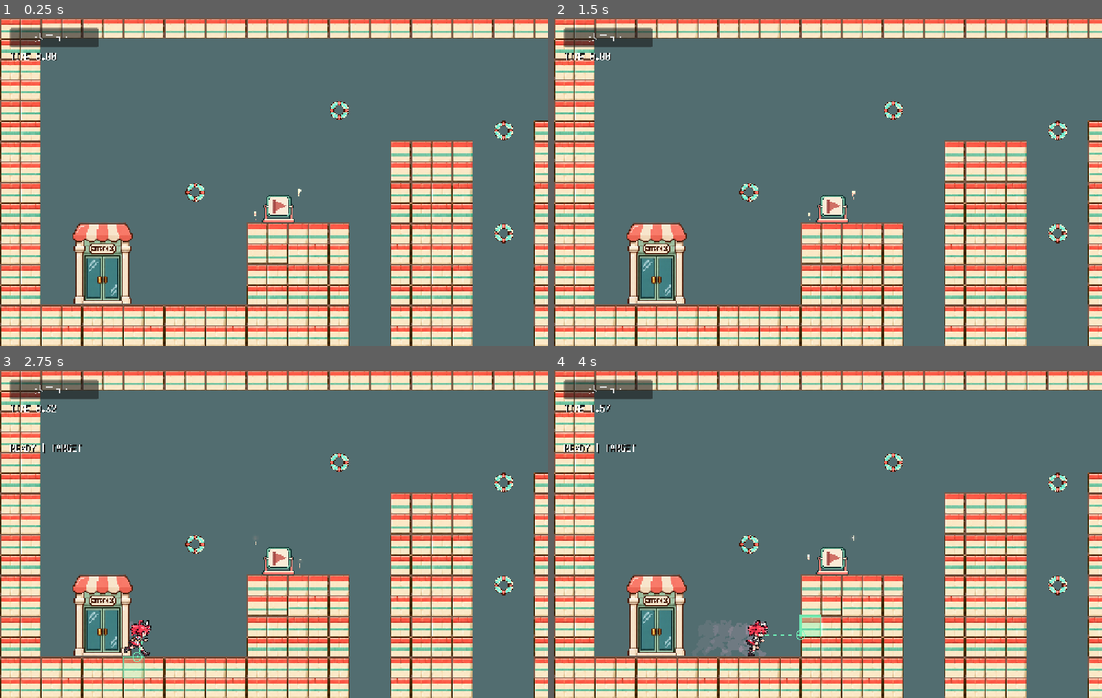
Above: before the commit, frames 1-4 (two rows, left to right).
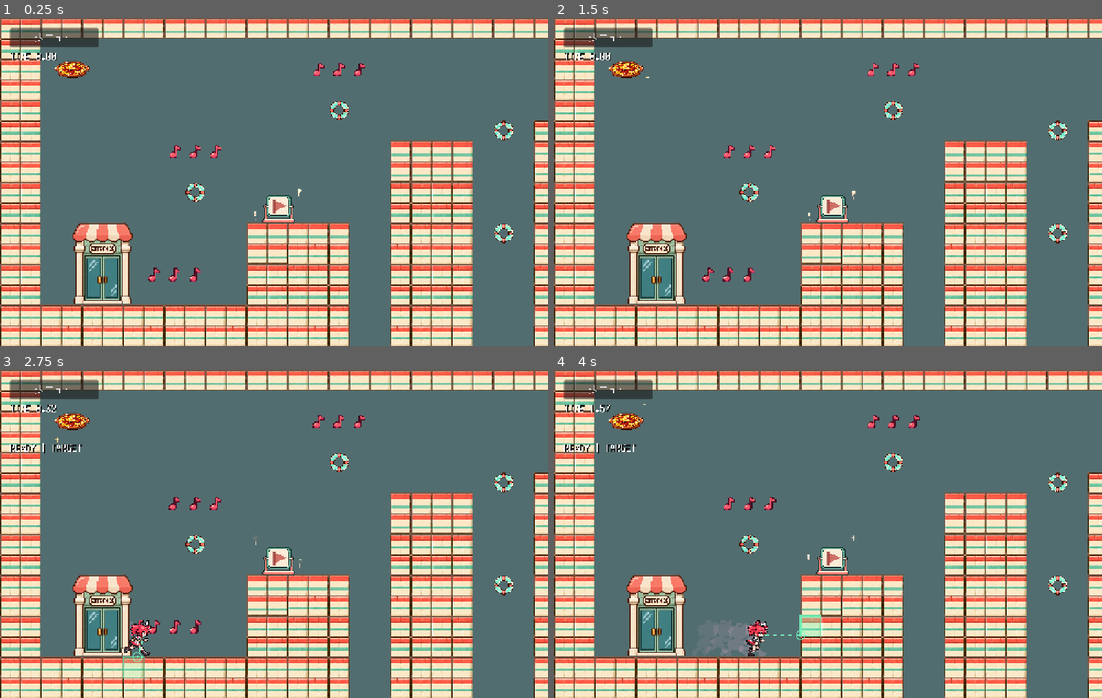
Above: after the commit, the same moments.

Repository: syun77/gd_bungee_gum
Game: Godot game, scene res://scenes/game_time_attack.tscn
Same seed, same stepped clock (60 frames per second), same inputs: the game is played once before the commit and once after it. This scene is started directly instead of the project's main scene. Sound files missing from this copy of the repository are replaced by a short silence.
Inputs (mouse positions are in pixels of both pictures, inside the frame that each line leads up to):
- Up to frame 1 (0.25 s): no input
- Up to frame 2 (1.5 s): click "メニュー" at 0.5 s; click "リトライ" at 1.25 s
- Up to frame 3 (2.75 s): tap Enter (ui_accept) at 2 s; move the mouse to (394, 517) at 2.02 s; hold D (move_right) from 2.03 s (still down); hold Down (aim_down) from 2.03 s (still down); click (394, 517) at 2.17 s; tap Z (jump) at 2.27 s
- Up to frame 4 (4 s): release D (move_right) at 2.75 s; release Down (aim_down) at 2.75 s; drag from (718, 550) to (800, 599) at 2.77 s; move the mouse to (882, 461) at 3.52 s; hold D (move_right) from 3.53 s (still down); tap Right (aim_right) at 3.6 s

The runs differ from the first frame. In frame 1, 0.6% of the frame differs, in the area x 10-67%, y 12-81%; in frame 2, 0.6%; in frame 3, 0.7%; in frame 4, 0.5%.

Commit message:
アイテムを配置できるようにした

Diff:
--- /dev/null
+++ b/gd-bungee-gum/assets/items/baguette_tileset.tres
@@ -0,0 +1,11 @@
+[gd_resource type="TileSet" format=3 uid="uid://dkfk15k0r1er3"]
+
+[ext_resource type="PackedScene" path="res://scenes/items/baguette.tscn" id="1"]
+
+[sub_resource type="TileSetScenesCollectionSource" id="Baguettes"]
+resource_name = "Baguettes"
+scenes/0/scene = ExtResource("1")
+
+[resource]
+tile_size = Vector2i(32, 32)
+sources/0 = SubResource("Baguettes")
--- a/gd-bungee-gum/scenes/stages/stage_2.tscn
+++ b/gd-bungee-gum/scenes/stages/stage_2.tscn
@@ -1,6 +1,6 @@
 [gd_scene load_steps=14 format=4]
 
-[ext_resource type="PackedScene" path="res://scenes/items/baguette.tscn" id="baguette"]
+[ext_resource type="TileSet" path="res://assets/items/baguette_tileset.tres" id="baguette"]
 [ext_resource type="TileSet" path="res://assets/tilesets/theater_tileset.tres" id="1_llf8k"]
 [ext_resource type="TileSet" path="res://assets/foods/food_tileset.tres" id="2_tiiek"]
 [ext_resource type="PackedScene" path="res://scenes/props/checkpoint.tscn" id="3_dg2hc"]
@@ -174,13 +174,8 @@
 tile_set = ExtResource("music_notes")
 collision_enabled = false
 
-[node name="Baguettes" type="Node2D" parent="."]
-
-[node name="Baguette1" parent="Baguettes" instance=ExtResource("baguette")]
-position = Vector2(240, 672)
-
-[node name="Baguette2" parent="Baguettes" instance=ExtResource("baguette")]
-position = Vector2(464, 608)
-
-[node name="Baguette3" parent="Baguettes" instance=ExtResource("baguette")]
-position = Vector2(1104, 672)
+[node name="Baguettes" type="TileMapLayer" parent="."]
+position = Vector2(0, 16)
+tile_map_data = PackedByteArray("AAAHABQAAAAAAAAAAAAOABIAAAAAAAAAAAAiABQAAAAAAAAAAAA=")
+tile_set = ExtResource("baguette")
+collision_enabled = false
--- a/gd-bungee-gum/scenes/stages/stage_3.tscn
+++ b/gd-bungee-gum/scenes/stages/stage_3.tscn
@@ -1,6 +1,6 @@
 [gd_scene load_steps=13 format=4]
 
-[ext_resource type="PackedScene" path="res://scenes/items/baguette.tscn" id="baguette"]
+[ext_resource type="TileSet" path="res://assets/items/baguette_tileset.tres" id="baguette"]
 [ext_resource type="TileSet" path="res://assets/tilesets/theater_tileset.tres" id="1_8ykyq"]
 [ext_resource type="TileSet" path="res://assets/foods/food_tileset.tres" id="2_33m27"]
 [ext_resource type="PackedScene" path="res://scenes/props/checkpoint.tscn" id="3_7ldjl"]
@@ -162,13 +162,8 @@
 tile_set = ExtResource("music_notes")
 collision_enabled = false
 
-[node name="Baguettes" type="Node2D" parent="."]
-
-[node name="Baguette1" parent="Baguettes" instance=ExtResource("baguette")]
-position = Vector2(240, 672)
-
-[node name="Baguette2" parent="Baguettes" instance=ExtResource("baguette")]
-position = Vector2(432, 672)
-
-[node name="Baguette3" parent="Baguettes" instance=ExtResource("baguette")]
-position = Vector2(1104, 544)
+[node name="Baguettes" type="TileMapLayer" parent="."]
+position = Vector2(0, 16)
+tile_map_data = PackedByteArray("AAAHABQAAAAAAAAAAAANABQAAAAAAAAAAAAiABAAAAAAAAAAAAA=")
+tile_set = ExtResource("baguette")
+collision_enabled = false
--- a/gd-bungee-gum/scenes/stages/theater_stage.tscn
+++ b/gd-bungee-gum/scenes/stages/theater_stage.tscn
@@ -1,6 +1,6 @@
 [gd_scene format=4 uid="uid://vy4qy0kxefw1"]
 
-[ext_resource type="PackedScene" path="res://scenes/items/baguette.tscn" id="baguette"]
+[ext_resource type="TileSet" path="res://assets/items/baguette_tileset.tres" id="baguette"]
 [ext_resource type="TileSet" uid="uid://cx8raxqtl52fj" path="res://assets/tilesets/theater_tileset.tres" id="1_jd0rl"]
 [ext_resource type="TileSet" uid="uid://j7li7vq0p8es" path="res://assets/tilesets/background_decor_tileset.tres" id="2_2yoco"]
 [ext_resource type="PackedScene" path="res://scenes/props/checkpoint.tscn" id="checkpoint"]
@@ -505,13 +505,8 @@
 tile_set = ExtResource("music_notes")
 collision_enabled = false
 
-[node name="Baguettes" type="Node2D" parent="."]
-
-[node name="Baguette1" parent="Baguettes" instance=ExtResource("baguette")]
-position = Vector2(208, 608)
-
-[node name="Baguette2" parent="Baguettes" instance=ExtResource("baguette")]
-position = Vector2(1040, 672)
-
-[node name="Baguette3" parent="Baguettes" instance=ExtResource("baguette")]
-position = Vector2(2640, 672)
+[node name="Baguettes" type="TileMapLayer" parent="."]
+position = Vector2(0, 16)
+tile_map_data = PackedByteArray("AAAGABIAAAAAAAAAAAAgABQAAAAAAAAAAABSABQAAAAAAAAAAAA=")
+tile_set = ExtResource("baguette")
+collision_enabled = false
--- a/gd-bungee-gum/scenes/stages/time_attack.tscn
+++ b/gd-bungee-gum/scenes/stages/time_attack.tscn
@@ -3,6 +3,9 @@
 [ext_resource type="Shader" uid="uid://bw76aih6q5fyc" path="res://shaders/time_attack_terrain.gdshader" id="1_qb48e"]
 [ext_resource type="TileSet" uid="uid://cx8raxqtl52fj" path="res://assets/tilesets/theater_tileset.tres" id="2_4xxcv"]
 [ext_resource type="PackedScene" path="res://scenes/props/checkpoint.tscn" id="3_4xxcv"]
+[ext_resource type="TileSet" uid="uid://bdsbmytxvc077" path="res://assets/foods/food_tileset.tres" id="4_foods"]
+[ext_resource type="TileSet" uid="uid://dkfk15k0r1er3" path="res://assets/items/baguette_tileset.tres" id="5_baguette"]
+[ext_resource type="TileSet" uid="uid://cekfltm0x7mrq" path="res://assets/items/music_note_tileset.tres" id="6_music_notes"]
 
 [sub_resource type="ShaderMaterial" id="ShaderMaterial_n2hvt"]
 shader = ExtResource("1_qb48e")
@@ -141,6 +144,23 @@
 tile_set = ExtResource("2_4xxcv")
 physics_quadrant_size = 1
 
+[node name="Foods" type="TileMapLayer" parent="." unique_id=2075920934]
+z_index = 3
+tile_map_data = PackedByteArray("AAADAAoAAAAAAAAABQA=")
+tile_set = ExtResource("4_foods")
+collision_enabled = false
+
+[node name="Baguettes" type="TileMapLayer" parent="." unique_id=70104694]
+position = Vector2(0, 16)
+tile_set = ExtResource("5_baguette")
+collision_enabled = false
+
+[node name="MusicNotes" type="TileMapLayer" parent="." unique_id=1692804735]
+z_index = 3
+tile_map_data = PackedByteArray("AAAHABQAAAAAAAAAAAAIABQAAAAAAAAAAAAJABQAAAAAAAAAAAAPAAoAAAAAAAAAAAAQAAoAAAAAAAAAAAARAAoAAAAAAAAAAAAIAA4AAAAAAAAAAAAJAA4AAAAAAAAAAAAKAA4AAAAAAAAAAAA=")
+tile_set = ExtResource("6_music_notes")
+collision_enabled = false
+
 [node name="PlacementMarkers" type="Node2D" parent="." unique_id=1922476873]
 
 [node name="PlayerSpawn" type="Marker2D" parent="PlacementMarkers" unique_id=1722464539]
--- a/gd-bungee-gum/scripts/baguette_layout.gd
+++ b/gd-bungee-gum/scripts/baguette_layout.gd
@@ -1,18 +1,17 @@
 extends RefCounted
-## Saved stage positions in world pixels. Keep the editable stage scenes in sync.
-const BAGUETTE = preload("res://scenes/items/baguette.tscn")
-const THEATER_STAGE := [Vector2(208, 608), Vector2(1040, 672), Vector2(2640, 672)]
-const STAGE_2 := [Vector2(240, 672), Vector2(464, 608), Vector2(1104, 672)]
-const STAGE_3 := [Vector2(240, 672), Vector2(432, 672), Vector2(1104, 544)]
 
-static func add_pickups(stage: Node2D, positions: Array) -> void:
-	var pickups := Node2D.new()
-	pickups.name = "Baguettes"
-	stage.add_child(pickups)
-	pickups.owner = stage
-	for index in positions.size():
-		var pickup := BAGUETTE.instantiate() as Area2D
-		pickup.name = "Baguette%d" % (index + 1)
-		pickup.position = positions[index]
-		pickups.add_child(pickup)
-		pickup.owner = stage
+const TILESET = preload("res://assets/items/baguette_tileset.tres")
+const THEATER_STAGE := [Vector2i(6, 18), Vector2i(32, 20), Vector2i(82, 20)]
+const STAGE_2 := [Vector2i(7, 20), Vector2i(14, 18), Vector2i(34, 20)]
+const STAGE_3 := [Vector2i(7, 20), Vector2i(13, 20), Vector2i(34, 16)]
+
+static func create_layer(cells: Array) -> TileMapLayer:
+	var layer := TileMapLayer.new()
+	layer.name = "Baguettes"
+	layer.tile_set = TILESET
+	# Scene tiles are centered by Godot; put the pickup origin on the bottom of its cell.
+	layer.position.y = 16
+	layer.collision_enabled = false
+	for cell in cells:
+		layer.set_cell(cell, 0, Vector2i.ZERO, 0)
+	return layer
--- a/gd-bungee-gum/scripts/game.gd
+++ b/gd-bungee-gum/scripts/game.gd
@@ -91,13 +91,16 @@
 	timer_label.text = "TIME %.2f  |  BEST %.2f" % [elapsed, best_time]
 
 func _setup_score_pickups() -> void:
-	var baguettes := get_node_or_null("TheaterStage/Baguettes")
+	var baguettes := get_node_or_null("TheaterStage/Baguettes") as TileMapLayer
 	if baguettes != null:
+		baguettes.update_internals()
 		for pickup in baguettes.get_children():
 			pickup.collected.connect(_score_baguette)
 
 func _score_baguette() -> void:
 	score += BAGUETTE_POINTS
+	if time_attack:
+		return
 	$HUD/Score.text = "SCORE %d" % score
 
 func _setup_pause_menu() -> void:
--- a/gd-bungee-gum/tools/build_provisional_stages.gd
+++ b/gd-bungee-gum/tools/build_provisional_stages.gd
@@ -94,7 +94,7 @@
 		label.modulate = Color("fff0cc")
 		add(stage, label)
 	add(stage, NoteLayout.create_layer(NoteLayout.TERRACE if number == 2 else NoteLayout.KITCHEN))
-	BaguetteLayout.add_pickups(stage, BaguetteLayout.STAGE_2 if number == 2 else BaguetteLayout.STAGE_3)
+	add(stage, BaguetteLayout.create_layer(BaguetteLayout.STAGE_2 if number == 2 else BaguetteLayout.STAGE_3))
 	var packed := PackedScene.new()
 	assert(packed.pack(stage) == OK)
 	assert(ResourceSaver.save(packed, "res://scenes/stages/stage_%d.tscn" % number) == OK)
--- a/gd-bungee-gum/tools/build_theater_stage.gd
+++ b/gd-bungee-gum/tools/build_theater_stage.gd
@@ -88,7 +88,7 @@
 	for food in Layout.FOODS:
 		foods.set_cell(Vector2i(food.x, food.y), 0, Vector2i.ZERO, food.z)
 	add(stage, NoteLayout.create_layer(NoteLayout.RESTAURANT))
-	BaguetteLayout.add_pickups(stage, BaguetteLayout.THEATER_STAGE)
+	add(stage, BaguetteLayout.create_layer(BaguetteLayout.THEATER_STAGE))
 	for placement in Layout.LADDERS:
 		var ladder = load("res://scenes/props/ladder.tscn").instantiate()
 		ladder.position = Vector2(placement.x, placement.y)
--- a/gd-bungee-gum/tools/build_time_attack_stage.gd
+++ b/gd-bungee-gum/tools/build_time_attack_stage.gd
@@ -1,5 +1,8 @@
 extends SceneTree
 ## Rebuild the dedicated Time Attack map.
+const BaguetteLayout = preload("res://scripts/baguette_layout.gd")
+const NoteLayout = preload("res://scripts/music_note_layout.gd")
+
 var stage: Node2D
 var tiles := preload("res://assets/tilesets/theater_tileset.tres")
 
@@ -59,6 +62,10 @@
 	for cell in [Vector2i(11, 18), Vector2i(18, 15), Vector2i(25, 12),
 			Vector2i(38, 15), Vector2i(43, 17), Vector2i(49, 15)]:
 		anchors.set_cell(cell, 2, Vector2i.ZERO)
+	var foods := layer("Foods", preload("res://assets/foods/food_tileset.tres"))
+	foods.z_index = 3
+	add(stage, BaguetteLayout.create_layer([]))
+	add(stage, NoteLayout.create_layer([]))
 	var markers := Node2D.new()
 	markers.name = "PlacementMarkers"
 	add(stage, markers)
--- a/gd-bungee-gum/tools/verify_mapedit.gd
+++ b/gd-bungee-gum/tools/verify_mapedit.gd
@@ -15,6 +15,11 @@
 		var stage := EditorInterface.get_edited_scene_root()
 		assert(stage != null and stage.scene_file_path == path)
 		var before := Exchange.snapshot(stage)
+		assert(before.layers.Foods.palette.size() == 11)
+		assert(before.layers.Foods.labels.has("ミラノ風ドリア"))
+		assert(not before.layers.Foods.labels.has(""))
+		assert(before.layers.Baguettes.labels == ["フランスパン"])
+		assert(before.layers.MusicNotes.labels == ["音符"])
 		var data := before.duplicate(true)
 		data.base = Exchange.token(before)
 		data = JSON.parse_string(JSON.stringify(data))
@@ -32,6 +37,12 @@
 		invalid.stage = "res://other.tscn"
 		assert(Exchange.validate(stage, before, invalid).contains("match"))
 		data.cells.remove_at(0)
+		var food_cell := Vector2i(5, 5)
+		var foods := stage.get_node("Foods") as TileMapLayer
+		assert(foods.get_cell_source_id(food_cell) == -1)
+		data.cells.append({"kind": "Foods", "x": 5, "y": 5, "tile": [0, 0, 0, 5]})
+		for kind in ["Baguettes", "MusicNotes"]:
+			data.cells.append({"kind": kind, "x": 5, "y": 5, "tile": [0, 0, 0, 0]})
 		data.markers["PlacementMarkers/PlayerSpawn"][0] += 32
 		var checkpoints := stage.get_node("Checkpoints")
 		var old_checkpoints := checkpoints.get_children()
@@ -92,6 +103,9 @@
 		var decor_data := decor.tile_map_data if decor else PackedByteArray()
 		Exchange.commit(history, stage, changes)
 		assert(Exchange.snapshot(stage).cells.size() == data.cells.size())
+		assert(foods.get_cell_alternative_tile(food_cell) == 5)
+		for kind in ["Baguettes", "MusicNotes"]:
+			assert(stage.get_node(kind).get_cell_source_id(food_cell) == 0)
 		assert(Exchange.snapshot(stage).markers == data.markers)
 		assert(checkpoints.get_child_count() == old_checkpoints.size() + 1)
 		for name in new_names:
@@ -128,6 +142,9 @@
 		assert(scene_history.redo())
 		assert(Exchange.snapshot(stage).markers == data.markers)
 		assert(Exchange.snapshot(stage).cells.size() == data.cells.size())
+		assert(foods.get_cell_alternative_tile(food_cell) == 5)
+		for kind in ["Baguettes", "MusicNotes"]:
+			assert(stage.get_node(kind).get_cell_source_id(food_cell) == 0)
 		assert(scene_history.undo())
 		print("MAPEDIT PASS ", path)
 	plugin.free()
Not shown, changed: gd-bungee-gum/addons/mapedit/stage_exchange.gd
Not shown, changed: AGENTS.md
Not shown, changed: WORKLOG.md
Not shown, changed: specs/baguette-score-item.md
Not shown, changed: specs/mapedit.md
Not shown, changed: tools/mapedit/Canvas.swift
Not shown, changed: tools/mapedit/MapDocument.swift
Not shown, changed: tools/mapedit/main.swift
